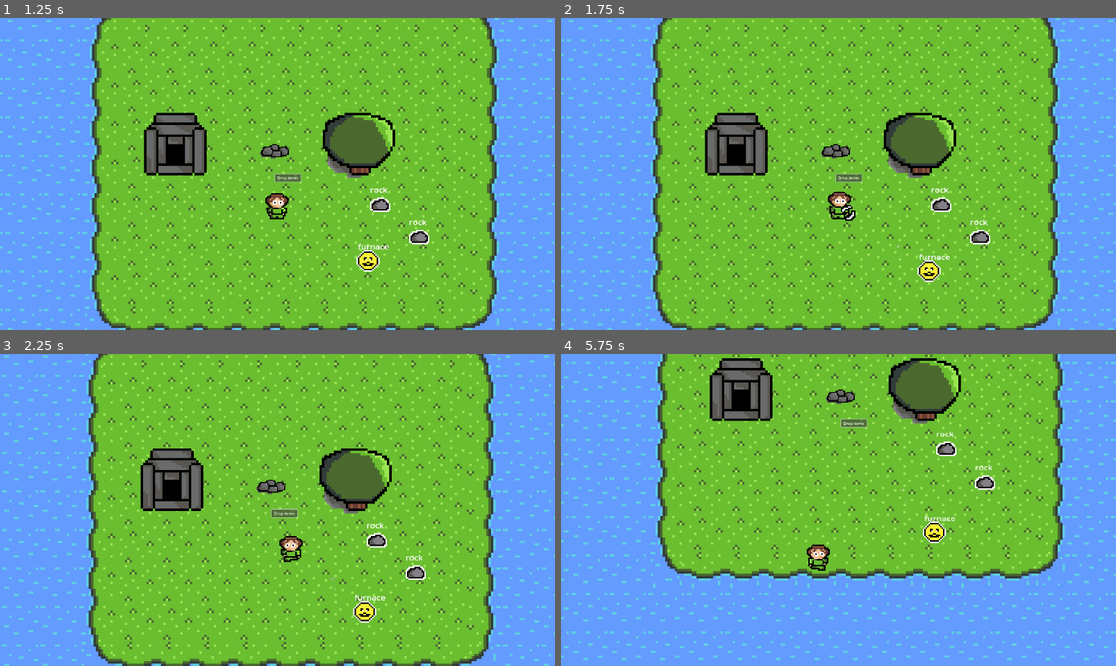
Above: before the commit, frames 1-4 (two rows, left to right).
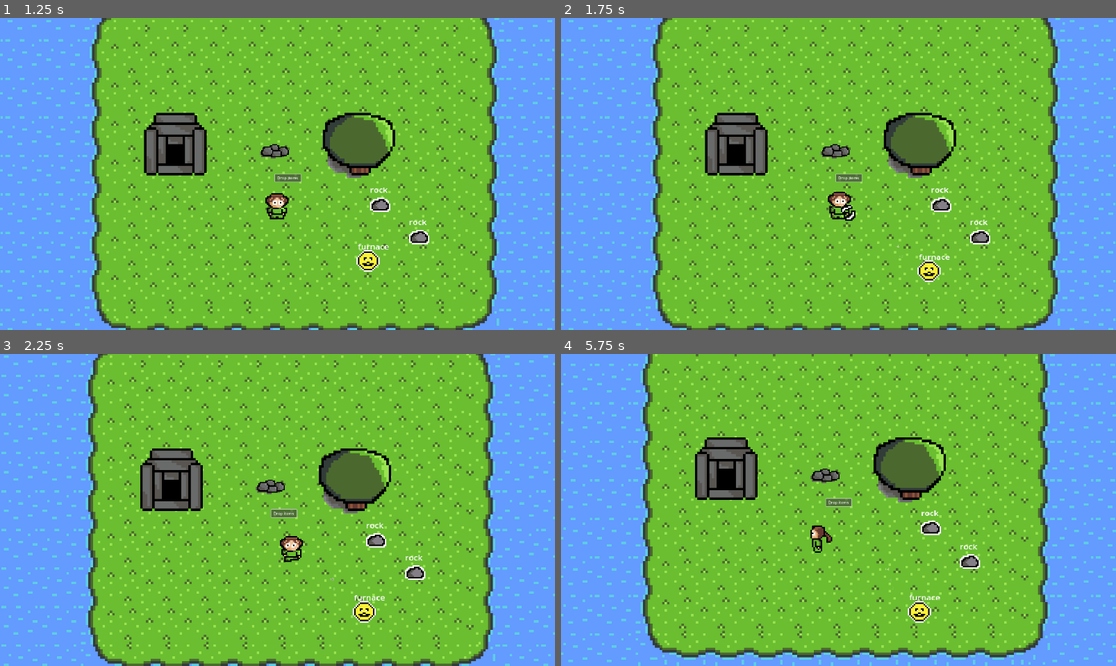
Above: after the commit, the same moments.

Repository: aubindetrez/DigitalReborn
Game: Godot game, scene res://scenes/main_scene.tscn
The game is run twice, just before and just after one commit, with the same random seed, the same clock (stepped at 60 frames per second) and the same inputs. Sound files missing from this copy of the repository are replaced by a short silence.
Inputs:
- Up to frame 1 (1.25 s): click "Drop items" at 0.5 s
- Up to frame 2 (1.75 s): tap Enter (ui_accept) at 1.25, 1.52, 1.55 s; hold Right (ui_right) from 1.28 s (still down); hold Space (ui_select) from 1.28 s (still down)
- Up to frame 3 (2.25 s): tap Enter (ui_accept) at 1.82, 2.1 s; release Right (ui_right) at 2.03 s; release Space (ui_select) at 2.03 s; hold Down (ui_down) from 2.03 s (still down)
- Up to frame 4 (5.75 s): tap Enter (ui_accept) at 2.27, 2.57, 3.05, 3.77, 4.07, 5.27, 5.57 s; tap Space (ui_select) at 2.3, 3.6, 5.1 s; release Down (ui_down) at 2.78 s; hold Right (ui_right) 2.78-3.53 s; hold Space (ui_select) 2.78-3.53 s; hold Up (ui_up) 3.53-4.28 s; hold Enter (ui_accept) 4.28-5.03 s; hold Left (ui_left) from 4.28 s (still down)

Frame 1 is identical in both runs. In frame 2, less than 0.1% of the frame differs, in the area x 46-77%, y 40-78%; in frame 3, 4.3%; in frame 4, 45%, in the area x 0-100%, y 0-100%.

Commit message:
Fix inputs to work with joystick

Diff:
--- a/scenes/Controller.gd
+++ b/scenes/Controller.gd
@@ -18,57 +18,26 @@
 
 func _physics_process(delta):
 	if active:
+		handle_inputs() # _unhandled_key_input() only works for non-joystick event
 		update_position(delta)
 
-func _unhandled_key_input(event):
-	if active:
-		compute_strength(event)
-
-# Keep track of the user inputs
-var right_strength = 0.0
-var left_strength = 0.0
-var up_strength = 0.0
-var down_strength = 0.0
-func compute_strength(event):
-	if event.is_action_pressed("ui_right"):
-		right_strength = event.get_action_strength("ui_right")
-	elif event.is_action_released("ui_right"):
-		right_strength = 0.0
-
-	if event.is_action_pressed("ui_left"):
-		left_strength = event.get_action_strength("ui_left")
-	elif event.is_action_released("ui_left"):
-		left_strength = 0.0
-
-	if event.is_action_pressed("ui_down"):
-		down_strength = event.get_action_strength("ui_down")
-	elif event.is_action_released("ui_down"):
-		down_strength = 0.0
-
-	if event.is_action_pressed("ui_up"):
-		up_strength = event.get_action_strength("ui_up")
-	elif event.is_action_released("ui_up"):
-		up_strength = 0.0
-
-	if event.is_action_pressed("ui_select"): # attack / action
+func handle_inputs():
+	if Input.is_action_just_pressed("ui_select"): # attack / action
 		attack.emit(inventory.strength)
 		active = false # block action until the attack is done
 
-var velocity = Vector2(0, 0)
-# Uses the results of compute_strength to more the parent
+var velocity = Vector2(0, 0) # static in order to use lerp
 func update_position(delta):
-	var userControl = Vector2.ZERO
-	userControl.x = right_strength - left_strength
-	userControl.y = down_strength - up_strength
+	var userControl = Vector2(
+			Input.get_action_strength("ui_right") - Input.get_action_strength("ui_left"),
+			Input.get_action_strength("ui_down") - Input.get_action_strength("ui_up")
+			).limit_length(1.0)
 
-	velocity = velocity.lerp(userControl.normalized() * speed * delta, 0.1)
+	velocity = velocity.lerp(userControl * speed * delta, 0.1)
 	parent.velocity = velocity
 	parent.move_and_slide()
 
-	#if velocity.length() >= 1:
 	var target_angle = atan2(velocity.x, -velocity.y)
-	#var rot = toBeRotated.get_rotation()
-	#rot = lerp_angle(rot, target_angle, 0.1)
 	toBeRotated.set_rotation(target_angle)
 	area2dToRotate.set_rotation(target_angle)
 
--- a/scenes/GrapRegion.gd
+++ b/scenes/GrapRegion.gd
@@ -6,7 +6,7 @@
 var grabbing: DroppedItem = null
 @export var target: Node2D
 
-@export var activate: bool = false  :
+@export var activate: bool = false:
 	get:
 		return activate
 	set(value):
@@ -17,6 +17,7 @@
 
 
 func _process(delta):
+	handle_inputs()
 	if grabbing and is_instance_valid(grabbing):
 		grabbing.get_parent()._start_pulling(target.global_position)
 
@@ -38,10 +39,10 @@
 	grabbing.get_parent()._start_pulling(target.global_position)
 	print("Pulling ",grabbing.common_name)
 
-func _unhandled_key_input(event):
-	if event.is_action_pressed("ui_accept"):
+func handle_inputs():
+	if Input.is_action_just_pressed("ui_accept"):
 		activate = true
-	elif event.is_action_released("ui_accept"):
+	elif Input.is_action_just_released("ui_accept"):
 		activate = false
 
 func _on_area_entered(area: DroppedItem):
--- a/scenes/controller_selectrion.gd
+++ b/scenes/controller_selectrion.gd
@@ -19,14 +19,17 @@
 	selTex.scale = children[selected].scale
 	selTex.global_position = children[selected].global_position
 
-func _unhandled_key_input(event):
-	if event.is_action_pressed("ui_right"):
+func _process(delta):
+	handle_inputs()
+
+func handle_inputs():
+	if Input.is_action_just_pressed("ui_right"):
 		selected = (selected+1) % children.size()
 		selection_changed.emit()
-	elif event.is_action_pressed("ui_left"):
+	elif Input.is_action_just_pressed("ui_left"):
 		selected = (selected-1) % children.size()
 		selection_changed.emit()
-	elif event.is_action_pressed("ui_accept") or event.is_action_pressed("ui_select"):
+	elif Input.is_action_just_pressed("ui_accept") or Input.is_action_just_pressed("ui_select"):
 		selection_confirmed.emit(selected)
 	selTex.scale = children[selected].scale
 	selTex.global_position = children[selected].global_position
--- a/scenes/main_scene.tscn
+++ b/scenes/main_scene.tscn
@@ -413,6 +413,8 @@
 
 [node name="Controller" type="Node" parent="Player" node_paths=PackedStringArray("toBeRotated", "area2dToRotate")]
 script = ExtResource("6_ok3vd")
+speed = null
+active = null
 toBeRotated = NodePath("../PlayerSprite/ChangeAnimBasedOnMvmnt")
 area2dToRotate = NodePath("../AttackRegion")
 inventory = ExtResource("5_g77rv")
@@ -452,6 +454,7 @@
 collision_mask = 4
 script = ExtResource("13_23sqs")
 target = NodePath("GrabTarget")
+activate = null
 
 [node name="CollisionShape2D" type="CollisionShape2D" parent="Player/AttackRegion/GrapRegion"]
 position = Vector2(0, -98)
